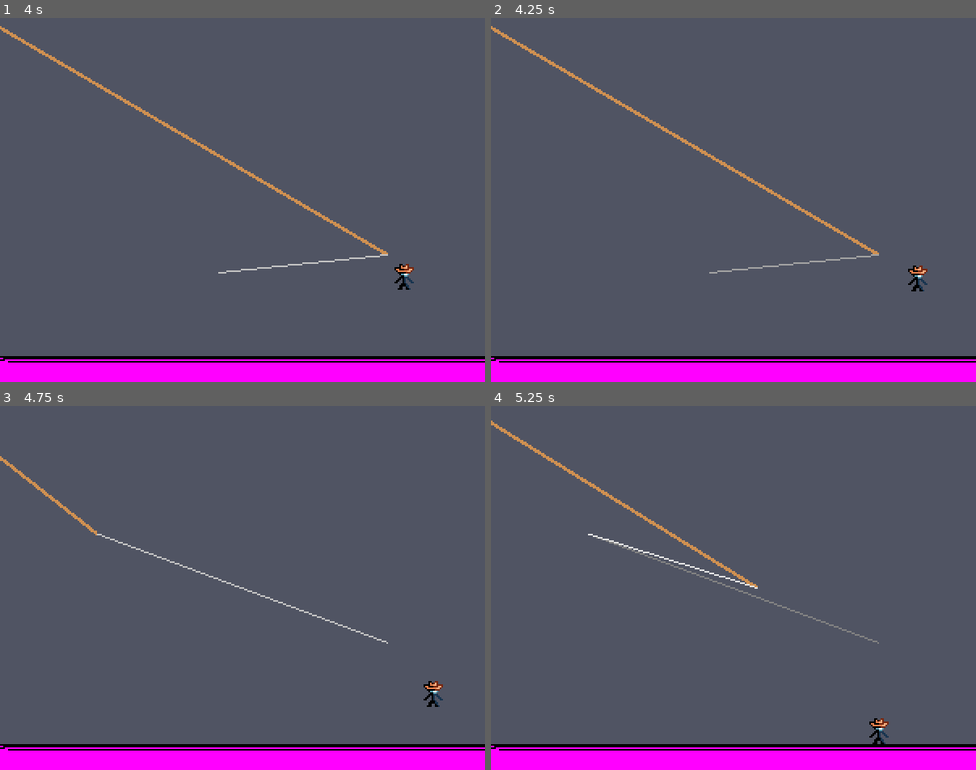
Above: before the commit, frames 1-4 (two rows, left to right).
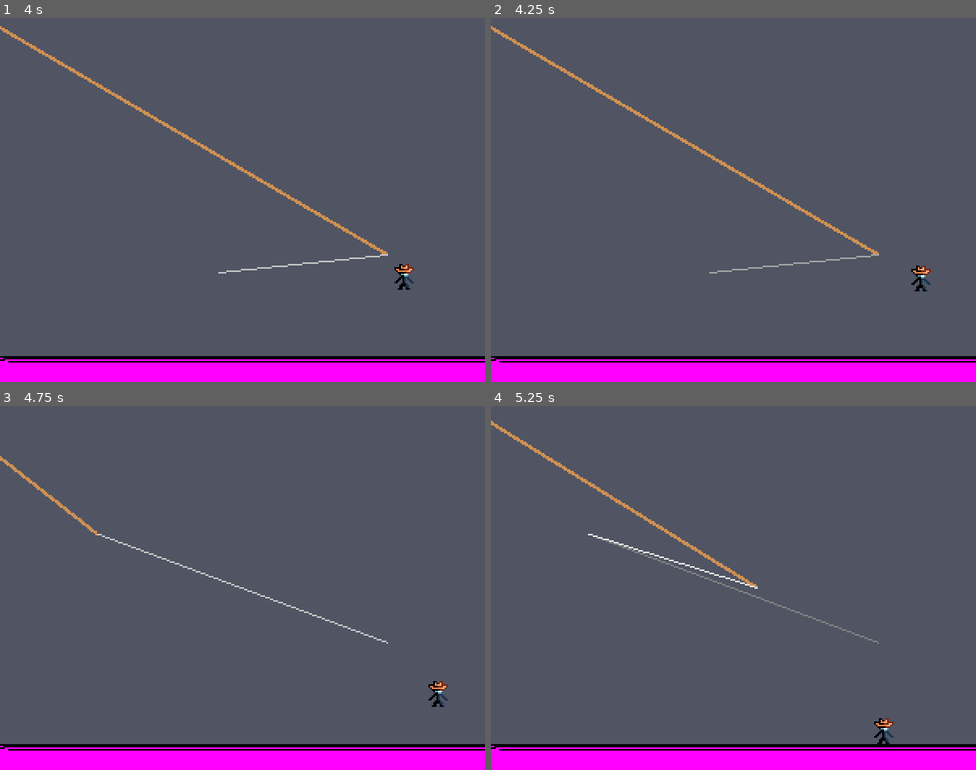
Above: after the commit, the same moments.

Repository: Jcodefox/GMTK-2025
Game: Godot game, scene res://scenes/topscenes/gameplay_topscene.tscn
Two runs of this game, one before a commit and one after it. Both use one fixed random seed, a clock stepped at 60 frames per second and the inputs below.
Inputs (mouse positions are in pixels of both pictures, inside the frame that each line leads up to):
- Up to frame 1 (4 s): move the mouse to (349, 181) at 0.52 s; hold D (move_right) 0.53-2.03 s; tap Space (move_jump) at 0.77, 1.52, 3.02, 3.77 s; move the mouse to (145, 218) at 1.27 s; move the mouse to (291, 119) at 2.02 s; hold A (move_left) 2.03-2.78 s; move the mouse to (218, 272) at 2.77 s; hold D (move_right) from 2.78 s (still down); move the mouse to (388, 254) at 3.52 s
- Up to frame 2 (4.25 s): keep holding D (move_right)
- Up to frame 3 (4.75 s): move the mouse to (97, 533) at 4.27 s; release D (move_right) at 4.28 s; hold A (move_left) from 4.28 s (still down); tap Space (move_jump) at 4.52 s
- Up to frame 4 (5.25 s): move the mouse to (757, 588) at 5.02 s; release A (move_left) at 5.03 s; hold D (move_right) from 5.03 s (still down)

Frame 1 is identical in both runs. In frame 2, 0.2% of the frame differs, in the area x 86-91%, y 68-76%; in frame 3, 0.2%, in the area x 87-93%, y 75-83%; in frame 4, 0.2%.

Commit message:
Improve air jump horizontal movement

Diff:
--- a/scripts/prefabs/player_v2.gd
+++ b/scripts/prefabs/player_v2.gd
@@ -46,7 +46,13 @@
 		velocity.y = jump_init_y_velocity
 		time_since_jump_attempt = INF
 	elif (extra_jumps_left > 0) and (time_since_jump_attempt < jump_buffer_time): # air jump
-		velocity.x = Input.get_axis("move_left", "move_right") * air_jump_init_x_velocity
+		var direction: float = Input.get_axis("move_left", "move_right")
+		if direction < 0:
+			if not velocity.x < -1 * air_jump_init_x_velocity:
+				velocity.x = direction * air_jump_init_x_velocity
+		elif direction > 0:
+			if not velocity.x > air_jump_init_x_velocity:
+				velocity.x = direction * air_jump_init_x_velocity
 		extra_jumps_left -= 1
 		velocity.y = air_jump_init_y_velocity
 		time_since_jump_attempt = INF
